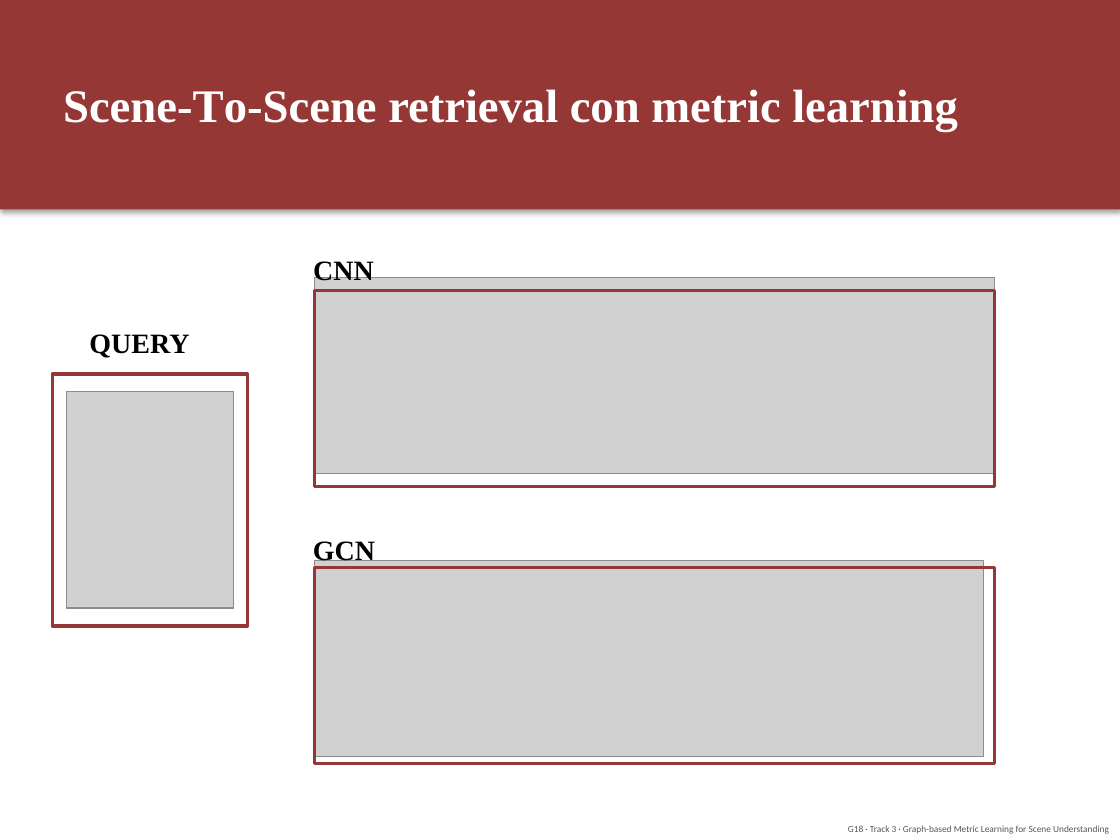
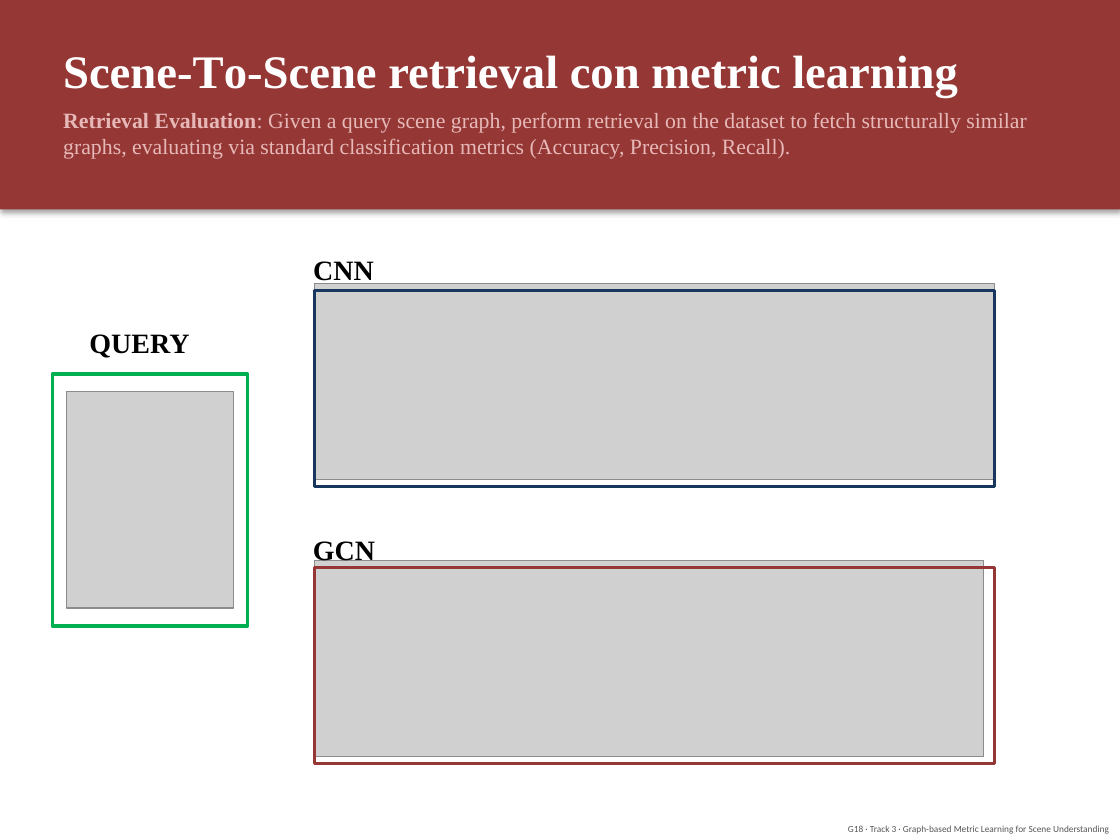
Before and after one commit to LenionK/dl26-projects, a slide deck: slide 7 of docs/presentazione_G18.pptx (slide 8 before the commit). Drawn at 1120x840 pixels with LibreOffice and Linux fonts; fonts in the diff are those of the drawing; grey boxes stand for pictures. Boxes give left, top, right and bottom in pixels: in the first picture for what was removed or moved away, otherwise in the second. Text is boxed around its words. In the diff, an @@ line names an element or a change of style, - is before the commit and + after.

```diff
--- a/docs/presentazione_G18.pptx
+++ b/docs/presentazione_G18.pptx
@@ text "Scene-To-Scene retrieval con metric learning": place and size @@
-text "Scene-To-Scene retrieval con metric learning" at [63, 89, 958, 132]
+text "Scene-To-Scene retrieval con metric learning" at [63, 55, 958, 98]
@@ text added at [63, 113, 1027, 159], 14 pt, text #E6B9B8 @@
+Retrieval Evaluation: Given a query scene graph, perform retrieval on the dataset to fetch structurally similar graphs, evaluating via standard classification metrics (Accuracy, Precision, Recall).
@@ picture: place and size @@
-picture at [315, 278, 996, 474]
+picture at [315, 283, 996, 479]
@@ rectangle at [315, 291, 996, 487]: outline #953735 2 pt to #17375E 2 pt @@
@@ rectangle at [53, 374, 249, 626]: outline #953735 2 pt to #00B050 2 pt @@
```
Also in this commit, not shown: 7 other slides changed, 2 slides removed, 2 other files.
